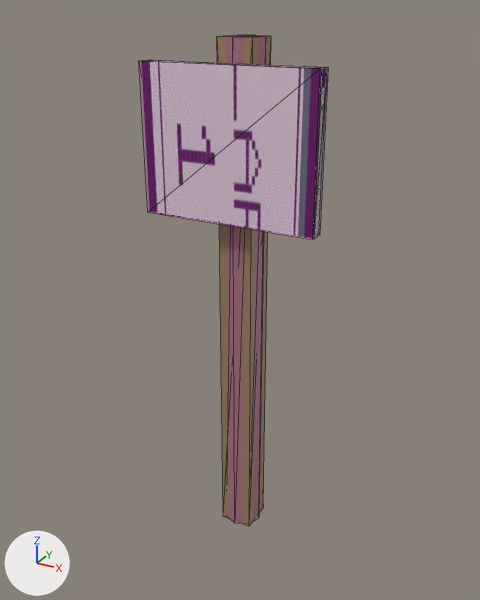
A saved change to the COLLADA model beamng-props/lap-signs/export/dae/lapsign_01.dae.
Both versions are drawn from a 50 mm lens placed at (0.848, -1.565, 1.564), pointed at (-0.008, -0.009, 0.786). The axes (+X, +Y, +Z) are drawn at lower left. The lights are the same throughout. The older version comes first. Mesh edges are drawn as thin lines. Where no turn or scale is listed for an object, it has been applied to the vertices.

The first picture shows 'Colmesh_post-1', 'Colmesh_sign-1', 'post', 'sign'.
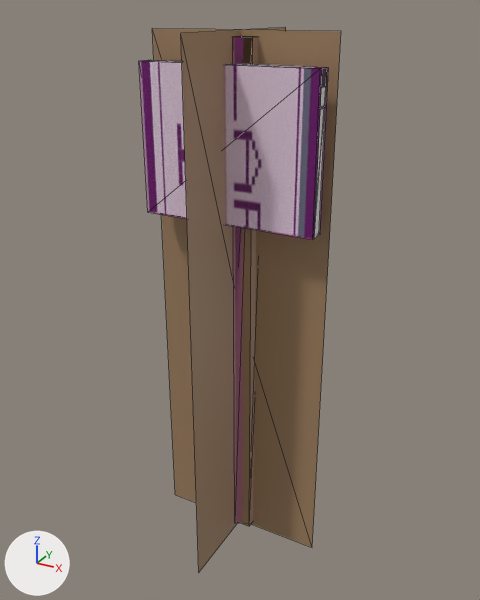
The newer file is also turned or shifted as a whole; pictures and numbers use the older file's frame.

What differs and where, as boxes [x1, y1, x2, y2] in the pictures (480 x 600 px):
'lapsign_01_a50', added (brown)
    after: [152, 27, 341, 571]
'post', deleted (brown)
    before: [217, 35, 271, 526]
'lapsign_01_a800', now drawn
    after: [142, 36, 327, 526]
    faces in mat_wood_113 (brown #a08161): [238, 36, 258, 526]
    faces in mat_sign_113 (picture img_lap_01_png): [142, 60, 327, 238]
'sign', deleted
    before: [142, 60, 327, 238]

The change, as a list of edits to the scene's bpy script:
```text
Add me_lapsign_01_a800:
    me_lapsign_01_a800.from_pydata(...)  # a box spanning x -0.05..0.05, y -0.05..0.05, z 0.0..1.5, material slot 0; a box spanning x -0.25..0.25, y -0.09..-0.06, z 1.04..1.44, material slot 1
    me_lapsign_01_a800.materials.append(mat_wood_113)  # brown #a08161
    me_lapsign_01_a800.materials.append(mat_sign_113)  # picture img_lap_01_png
Add me_lapsign_01_a50:
    me_lapsign_01_a50.from_pydata([(-0.26, 0.0, -0.01), (0.26, 0.0, -0.01), (0.26, 0.0, 1.52), (-0.26, 0.0, 1.52), (0.0, -0.26, -0.01), (0.0, 0.26, -0.01), (0.0, 0.26, 1.52), (0.0, -0.26, 1.52)], [], [(1, 3, 0), (5, 7, 4), (1, 2, 3), (5, 6, 7)])
    me_lapsign_01_a50.materials.append(mat_wood_113)  # brown #a08161
Change ob_lapsign_01_a800:
    ob_lapsign_01_a800: bpy.data.objects.new('lapsign_01_a800', None) -> bpy.data.objects.new('lapsign_01_a800', me_lapsign_01_a800)
Remove ob_post:
    ob_post = bpy.data.objects.new('post', me_cube)
    ob_post.location = (0.0, 0.0, 0.75)
Remove ob_sign:
    ob_sign = bpy.data.objects.new('sign', me_cube_001)
    ob_sign.location = (0.0, -0.08, 1.24)
Add ob_lapsign_01_a50:
    ob_lapsign_01_a50 = bpy.data.objects.new('lapsign_01_a50', me_lapsign_01_a50)
    ob_lapsign_01_a50.location = (0.0, -0.022, 0.0)
```
